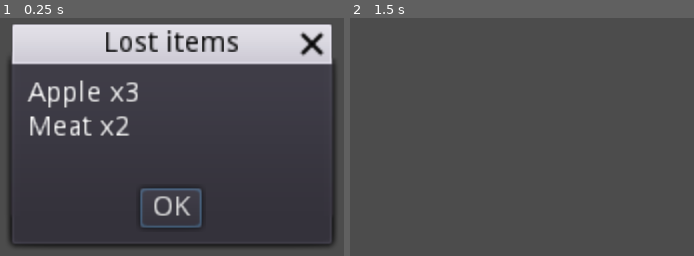
Above: before the commit, frames 1-2 (left to right).
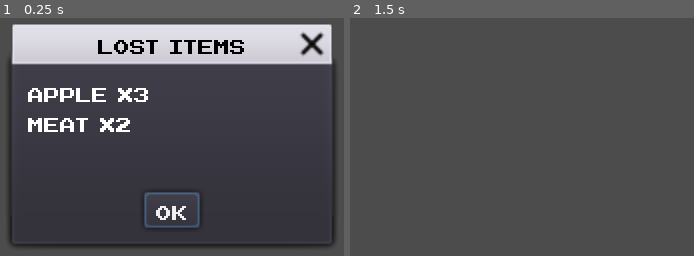
Above: after the commit, the same moments.

Repository: Morphclue/evo-world
Game: Godot game, scene res://ui/popups/popup.tscn
The game is run twice, just before and just after one commit, with the same random seed, the same clock (stepped at 60 frames per second) and the same inputs. This scene is started directly instead of the project's main scene.
Inputs:
- Up to frame 1 (0.25 s): no input
- Up to frame 2 (1.5 s): click "OK" at 0.5 s; tap Enter (ui_accept) at 1.25 s; hold D (right) from 1.28 s (still down); tap J (journal) at 1.35 s

The runs differ from the first frame. In frame 1, 6.9% of the frame differs, in the area x 7-71%, y 5-89%; in frame 2, nothing differs.

Commit message:
feat: add popup theme

Diff:
--- a/ui/popups/popup.tscn
+++ b/ui/popups/popup.tscn
@@ -1,6 +1,7 @@
-[gd_scene load_steps=2 format=2]
+[gd_scene load_steps=3 format=2]
 
 [ext_resource path="res://ui/popups/popup.gd" type="Script" id=1]
+[ext_resource path="res://ui/fonts/theme.tres" type="Theme" id=2]
 
 [node name="popup" type="AcceptDialog"]
 anchor_right = 1.0
@@ -10,6 +11,7 @@
 margin_right = -80.0
 margin_bottom = -45.0
 rect_min_size = Vector2( 160, 90 )
+theme = ExtResource( 2 )
 window_title = "Lost items"
 script = ExtResource( 1 )
 __meta__ = {
